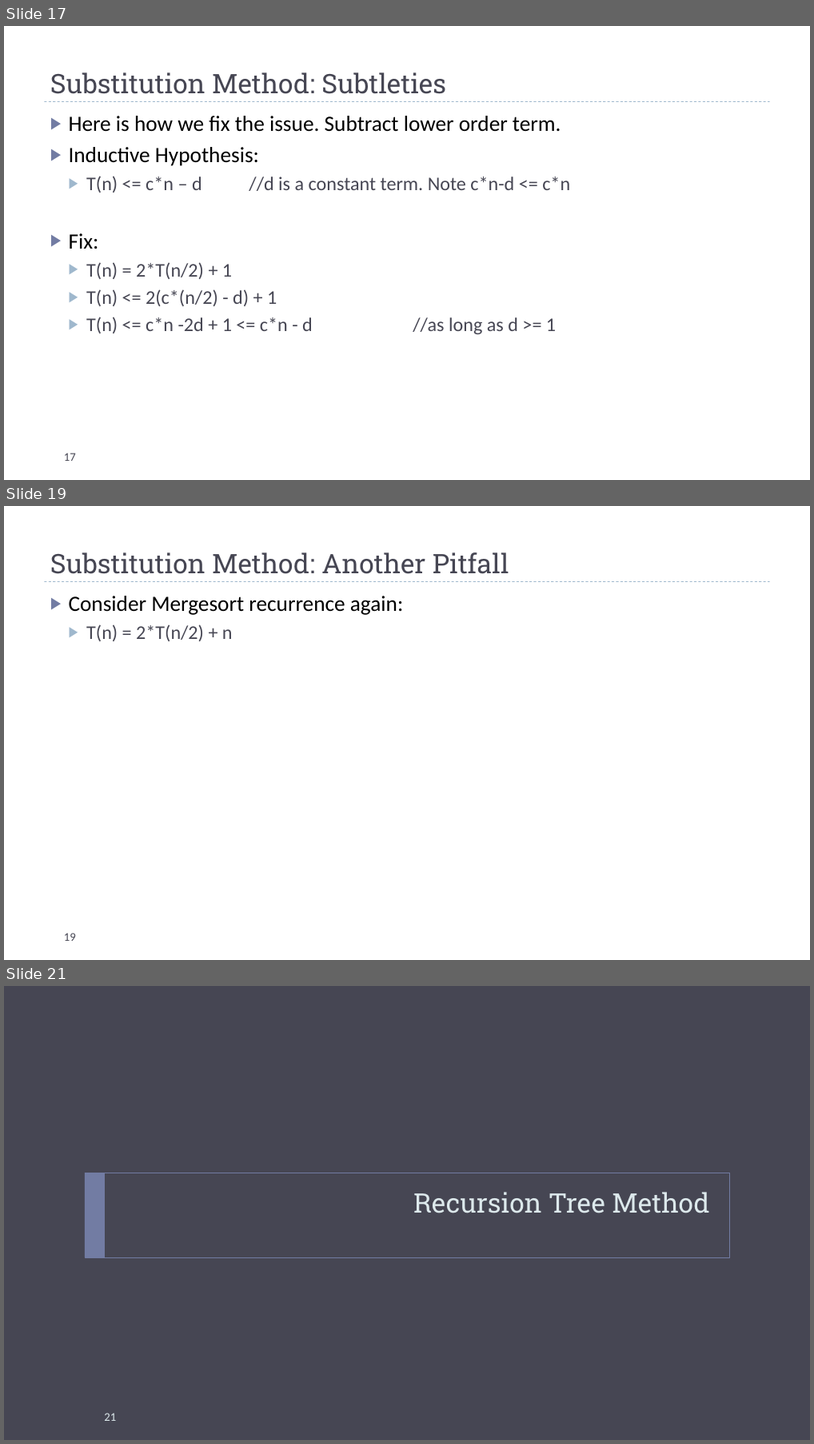
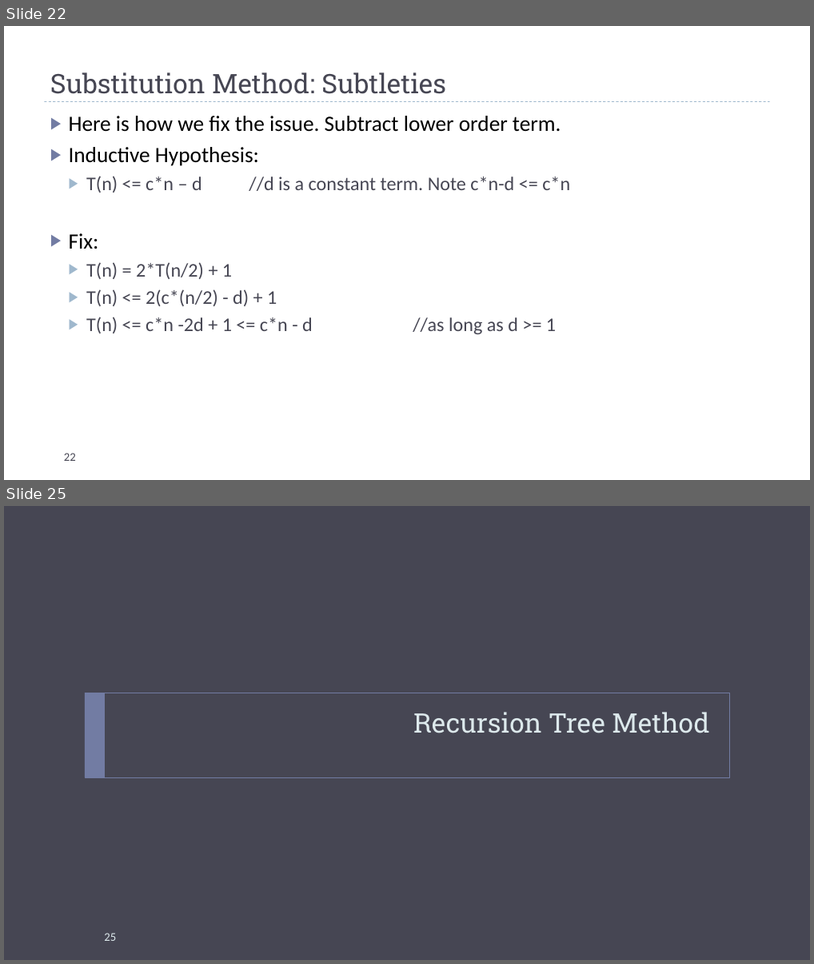
Before and after one commit to markfloryan/dsa2, a slide deck: slides/03-Recurrences.pptx. Shown one above the other, each under a label of ours: slides 17, 19 and 21 before the commit, slides 22 and 25 after it; the slides between them are not shown. The pictures are 814x1444 and 814x964 pixels, drawn with LibreOffice and Linux fonts; fonts in the diff are those of the drawing. Boxes give left, top, right and bottom in pixels: in the first picture for what was removed or moved away, otherwise in the second. Text is boxed around its words. In the diff, an @@ line names an element or a change of style, - is before the commit and + after.

```diff
--- a/slides/03-Recurrences.pptx
+++ b/slides/03-Recurrences.pptx
@@ slide 19 removed at (4, 506, 810, 960), background #FFFFFF; not listed: 1 template element that a slide beside it also shows @@
@@ title removed at (50, 552, 510, 574) @@
-Substitution Method: Another Pitfall
@@ text removed at (69, 596, 403, 641) @@
-▶ Consider Mergesort recurrence again:
-  ▶ T(n) = 2*T(n/2) + n
@@ page number removed at (64, 932, 76, 940) @@
-19
@@ what was slide 17 is now slide 22 @@
@@ page number at (64, 452, 76, 460): text changed @@
-17
+22
@@ what was slide 21 is now slide 25 @@
@@ page number at (104, 932, 116, 940): text changed @@
-21
+25
```
Also in this commit, not shown: 5 slides changed, 2 other slides removed, 3 other files.
